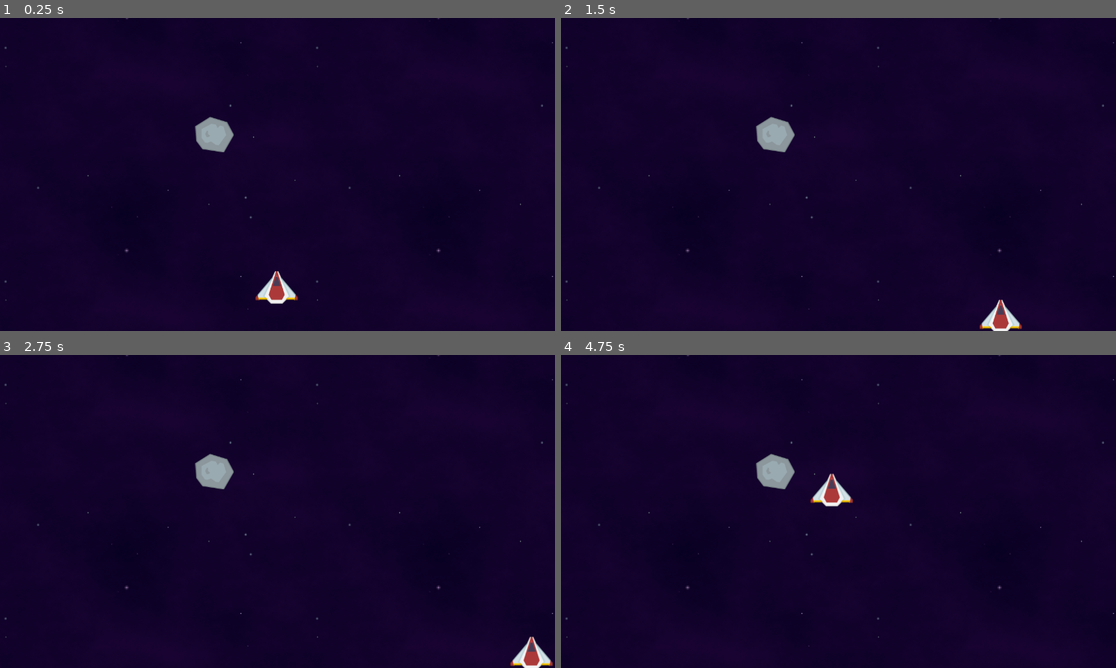
Above: before the commit, frames 1-4 (two rows, left to right).
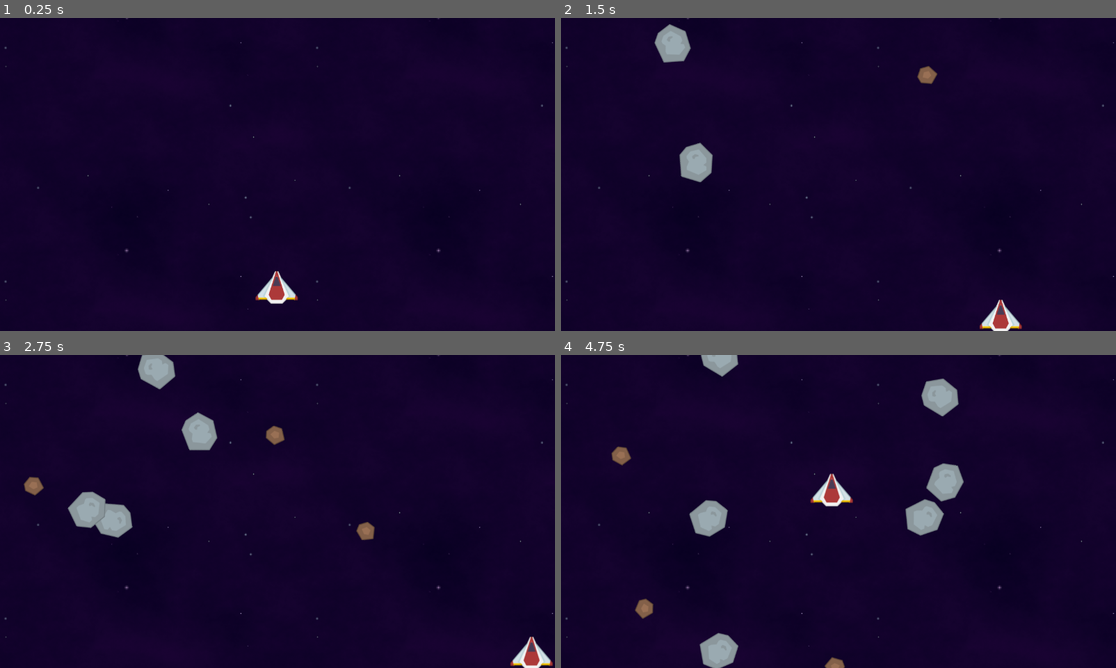
Above: after the commit, the same moments.

Repository: gdpp/godot-spaceShooter
Game: Godot game, scene res://scenes/level.tscn
The game is run twice, just before and just after one commit, with the same random seed, the same clock (stepped at 60 frames per second) and the same inputs.
Inputs:
- Up to frame 1 (0.25 s): no input
- Up to frame 2 (1.5 s): hold Right (right) 0.53-1.28 s; hold Down (down) from 1.28 s (still down)
- Up to frame 3 (2.75 s): release Down (down) at 2.03 s; hold Right (right) from 2.03 s (still down)
- Up to frame 4 (4.75 s): release Right (right) at 2.78 s; hold Up (up) 2.78-3.53 s; hold A (left) from 3.53 s (still down)

The runs differ from the first frame. In frame 1, 0.6% of the frame differs, in the area x 35-43%, y 31-43%; in frame 2, 1.9%; in frame 3, 3.3%; in frame 4, 4.3%, in the area x 9-73%, y 0-100%.

Commit message:
update project

Diff:
--- a/project.godot
+++ b/project.godot
@@ -46,3 +46,10 @@
 , Object(InputEventKey,"resource_local_to_scene":false,"resource_name":"","device":-1,"window_id":0,"alt_pressed":false …(183 unchanged characters)…
 ]
 }
+
+[layer_names]
+
+2d_physics/layer_1="Player"
+2d_physics/layer_2="Meteor"
+2d_physics/layer_3="Walls"
+2d_physics/layer_4="Laser"
--- a/scenes/laser.tscn
+++ b/scenes/laser.tscn
@@ -6,6 +6,8 @@
 size = Vector2(4, 24)
 
 [node name="Laser" type="Area2D"]
+collision_layer = 8
+collision_mask = 2
 
 [node name="LaserImage" type="Sprite2D" parent="."]
 texture = ExtResource("1_xmihv")
--- a/scenes/level.gd
+++ b/scenes/level.gd
@@ -1,4 +1,11 @@
 extends Node2D
 
-func _on_timer_timeout() -> void:
-	print("Meteor")
+# 1. Load the scene
+var meteor_scene: PackedScene = load("res://scenes/meteor.tscn")
+
+func _on_meteor_timer_timeout() -> void:
+	# 2. Create an instace
+	var meteor = meteor_scene.instantiate()
+
+	# 3. Attach the node to the scene tree
+	$Meteors.add_child(meteor)
--- a/scenes/level.tscn
+++ b/scenes/level.tscn
@@ -1,9 +1,8 @@
-[gd_scene load_steps=7 format=3 uid="uid://cf3wte14qim8n"]
+[gd_scene load_steps=6 format=3 uid="uid://cf3wte14qim8n"]
 
 [ext_resource type="PackedScene" uid="uid://cyejkt0lqxy17" path="res://scenes/player.tscn" id="1_2q6dc"]
 [ext_resource type="Script" uid="uid://be22iuxexud03" path="res://scenes/level.gd" id="1_mx8sn"]
 [ext_resource type="Texture2D" uid="uid://dy0apgbtj73fl" path="res://graphics/other/bg.png" id="1_w8frs"]
-[ext_resource type="PackedScene" uid="uid://c3t8vhsvtpb44" path="res://scenes/meteor.tscn" id="3_mx8sn"]
 
 [sub_resource type="RectangleShape2D" id="RectangleShape2D_w8frs"]
 size = Vector2(25, 720)
@@ -22,36 +21,40 @@
 [node name="Player" parent="." instance=ExtResource("1_2q6dc")]
 position = Vector2(535, 418)
 
-[node name="Meteor" parent="." instance=ExtResource("3_mx8sn")]
-position = Vector2(497, 268)
-
 [node name="Boundaries" type="Node2D" parent="."]
 
 [node name="Right" type="StaticBody2D" parent="Boundaries"]
+collision_layer = 4
 
 [node name="RightCollider" type="CollisionShape2D" parent="Boundaries/Right"]
 position = Vector2(1289, 363)
 shape = SubResource("RectangleShape2D_w8frs")
 
 [node name="Left" type="StaticBody2D" parent="Boundaries"]
+collision_layer = 4
 
 [node name="LeftCollider" type="CollisionShape2D" parent="Boundaries/Left"]
 position = Vector2(-9, 361)
 shape = SubResource("RectangleShape2D_w8frs")
 
 [node name="Top" type="StaticBody2D" parent="Boundaries"]
+collision_layer = 4
 
 [node name="TopCollider" type="CollisionShape2D" parent="Boundaries/Top"]
 position = Vector2(647, -7)
 shape = SubResource("RectangleShape2D_mx8sn")
 
 [node name="Bottom" type="StaticBody2D" parent="Boundaries"]
+collision_layer = 4
 
 [node name="BottomCollider" type="CollisionShape2D" parent="Boundaries/Bottom"]
 position = Vector2(649, 735)
 shape = SubResource("RectangleShape2D_mx8sn")
 
-[node name="Timer" type="Timer" parent="."]
+[node name="MeteorTimer" type="Timer" parent="."]
+wait_time = 0.3
 autostart = true
 
-[connection signal="timeout" from="Timer" to="." method="_on_timer_timeout"]
+[node name="Meteors" type="Node2D" parent="."]
+
+[connection signal="timeout" from="MeteorTimer" to="." method="_on_meteor_timer_timeout"]
--- a/scenes/meteor.gd
+++ b/scenes/meteor.gd
@@ -1,4 +1,29 @@
 extends Area2D
+
+var speed: int
+var rotation_speed: int
+var direction_x: float
+
+func _ready() -> void:
+	var rng := RandomNumberGenerator.new()
+
+	#texture
+	var path: String = "res://graphics/meteors/" + str(rng.randi_range(1,2)) + ".png"
+	$MeteorImage.texture = load(path)
+
+	#start position
+	var width = get_viewport().get_visible_rect().size[0]
+	var random_x = rng.randi_range(0, width)
+	var random_y = rng.randi_range(-150, -50)
+	position = Vector2(random_x, random_y)
+
+	speed = rng.randi_range(200, 500)
+	direction_x = rng.randf_range(-1, 1)
+	rotation_speed = rng.randi_range(40, 100)
+
+func _process(delta: float) -> void:
+	position += Vector2(0, 1.0) * speed * delta
+	rotation_degrees += rotation_speed * delta
 
 func _on_body_entered(body: Node2D) -> void:
 	print(body)
--- a/scenes/meteor.tscn
+++ b/scenes/meteor.tscn
@@ -1,16 +1,16 @@
-[gd_scene load_steps=4 format=3 uid="uid://c3t8vhsvtpb44"]
+[gd_scene load_steps=3 format=3 uid="uid://c3t8vhsvtpb44"]
 
 [ext_resource type="Script" uid="uid://bs088i153x3ih" path="res://scenes/meteor.gd" id="1_pxso2"]
-[ext_resource type="Texture2D" uid="uid://cjfbpt13627ip" path="res://graphics/meteors/meteorGreyBig.png" id="1_tcwo0"]
 
 [sub_resource type="CircleShape2D" id="CircleShape2D_83eji"]
 radius = 36.4966
 
 [node name="Meteor" type="Area2D"]
+collision_layer = 2
+collision_mask = 9
 script = ExtResource("1_pxso2")
 
 [node name="MeteorImage" type="Sprite2D" parent="."]
-texture = ExtResource("1_tcwo0")
 
 [node name="CollisionShape2D" type="CollisionShape2D" parent="."]
 shape = SubResource("CircleShape2D_83eji")
--- a/scenes/player.tscn
+++ b/scenes/player.tscn
@@ -4,6 +4,7 @@
 [ext_resource type="Script" uid="uid://b866yktw7vomi" path="res://scenes/player.gd" id="1_g2els"]
 
 [node name="Player" type="CharacterBody2D"]
+collision_mask = 6
 script = ExtResource("1_g2els")
 
 [node name="PlayerImage" type="Sprite2D" parent="."]
Binary file added: graphics/meteors/1.png
Not shown, added: graphics/meteors/1.png.import
Binary file added: graphics/meteors/2.png
Not shown, added: graphics/meteors/2.png.import
